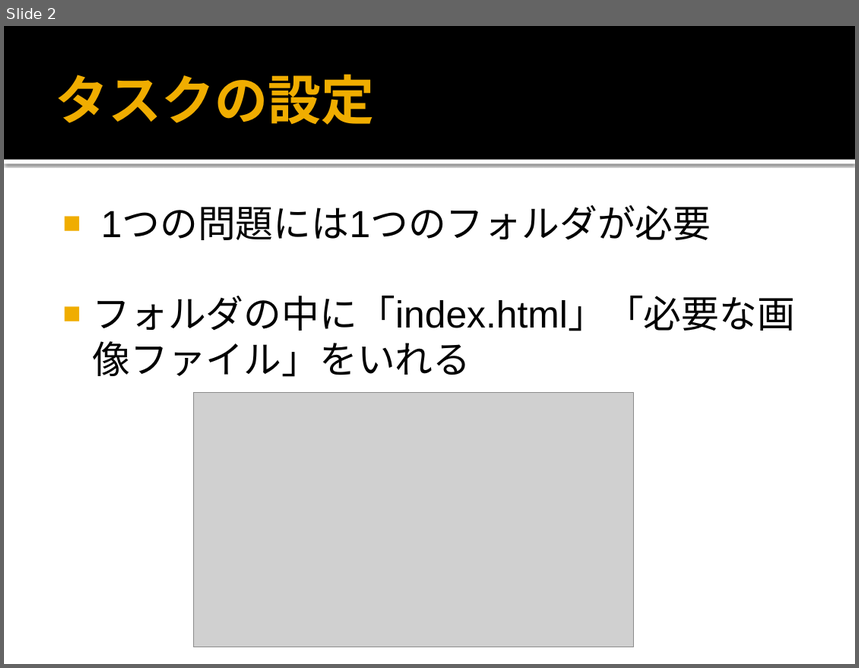
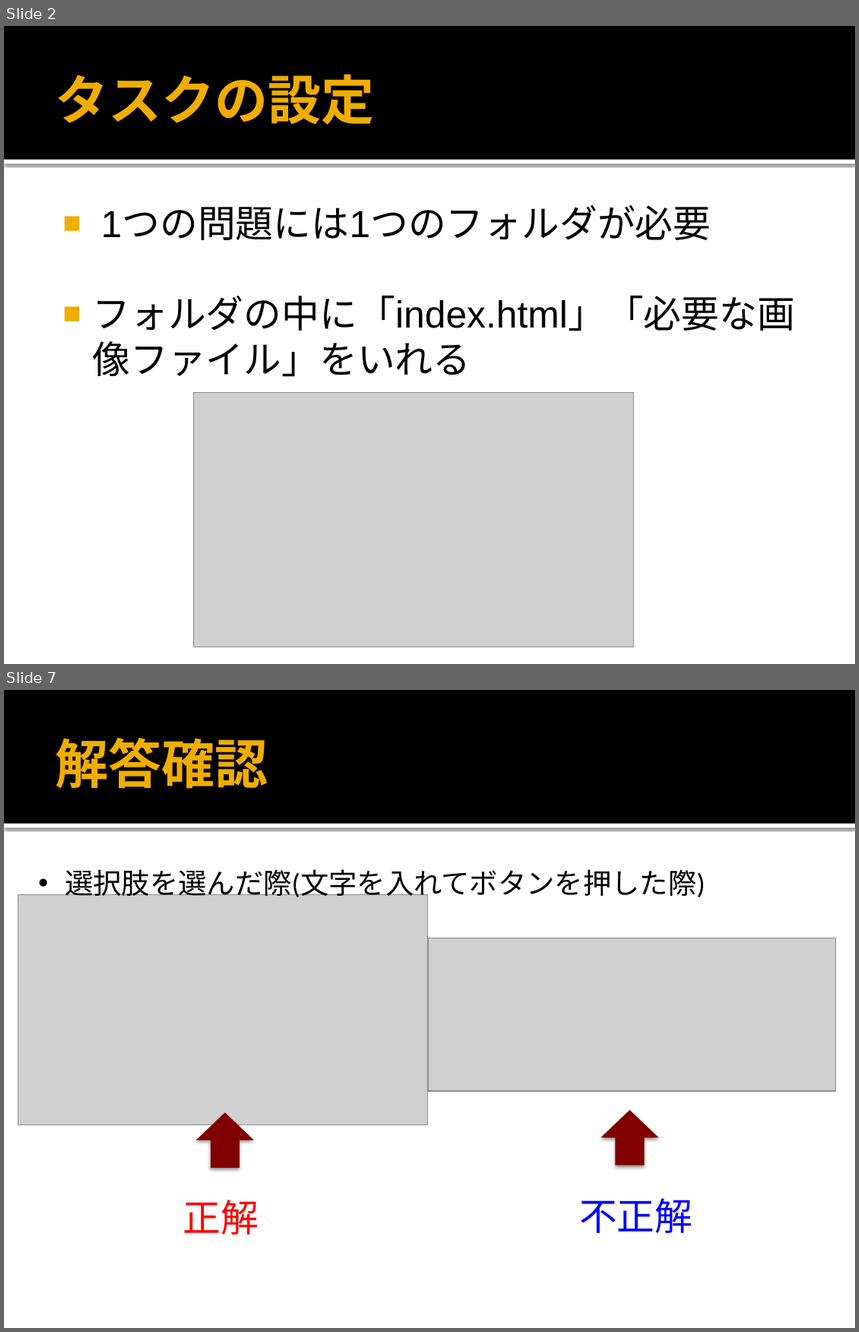
Before and after one commit to BebrasTeam/Bebras-Share, a slide deck: Document/task_document.pptx. Shown one above the other, each under a label of ours: slide 2 before the commit, slides 2 and 7 after it; the slides between them are not shown. The pictures are 859x668 and 859x1332 pixels, drawn with LibreOffice and Linux fonts; fonts in the diff are those of the drawing; grey boxes stand for pictures. Boxes give left, top, right and bottom in pixels: in the first picture for what was removed or moved away, otherwise in the second. Text is boxed around its words. In the diff, an @@ line names an element or a change of style, - is before the commit and + after.

```diff
--- a/Document/task_document.pptx
+++ b/Document/task_document.pptx
@@ slide 7 added at bbox=[4, 690, 855, 1328], background #FFFFFF; not listed: 2 template elements that a slide beside it also shows @@
@@ title added at bbox=[55, 738, 268, 789], 45 pt, text #F0AD00, bold @@
+解答確認
@@ text added at bbox=[65, 869, 705, 901], 24 pt, text #000000 @@
+• 選択肢を選んだ際(文字を入れてボタンを押した際)
@@ picture added at bbox=[18, 894, 428, 1125] @@
@@ picture added at bbox=[428, 939, 835, 1092] @@
@@ up arrow added at bbox=[196, 1113, 254, 1168], fill #800000 @@
@@ up arrow added at bbox=[601, 1110, 658, 1166], fill #800000 @@
@@ text added at bbox=[183, 1200, 259, 1235], 32 pt, text #FF0000 @@
+正解
@@ text added at bbox=[579, 1198, 693, 1233], 32 pt, text #0000FF @@
+不正解
```
Also in this commit, not shown: 4 slides changed, 2 other files.
